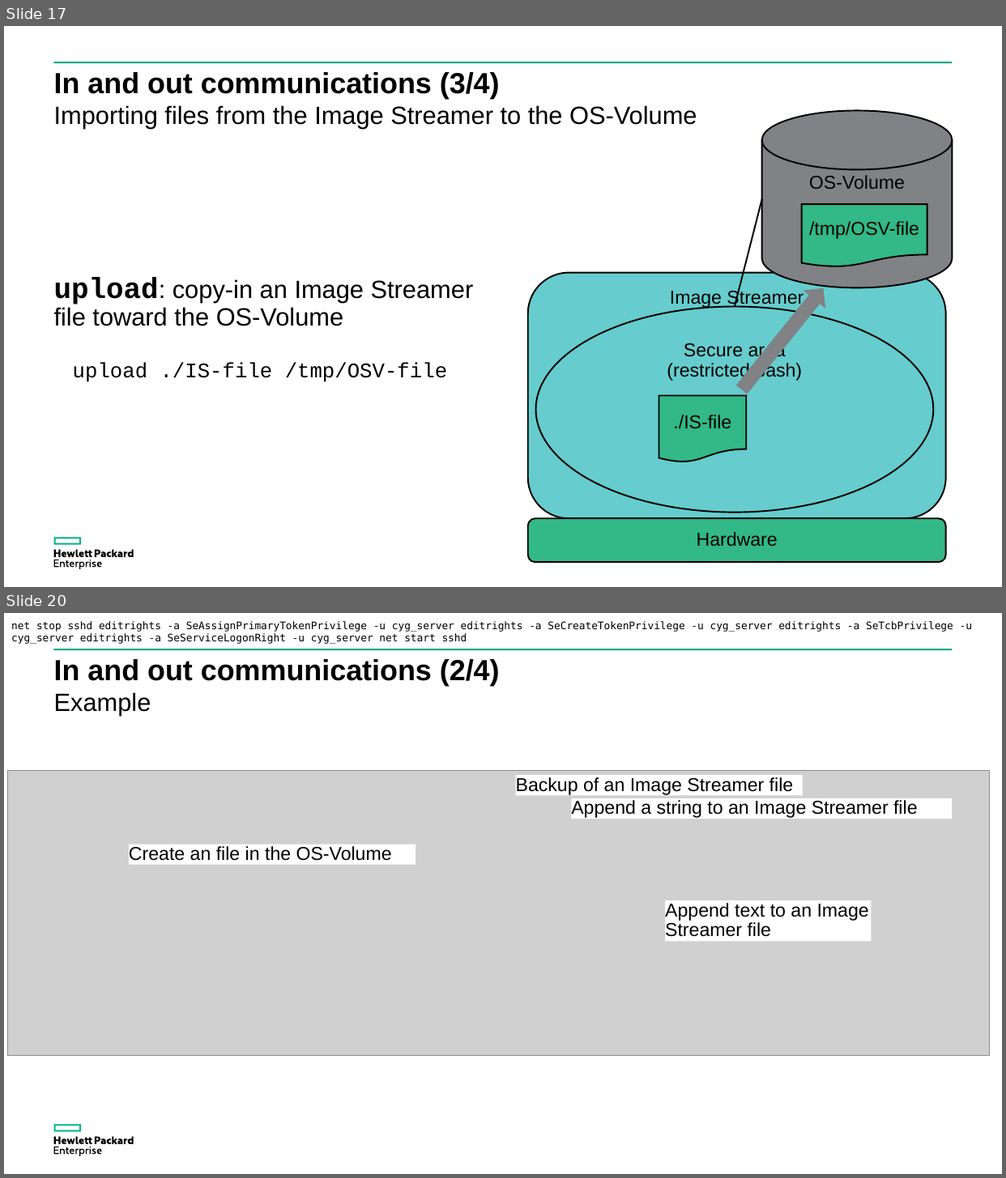
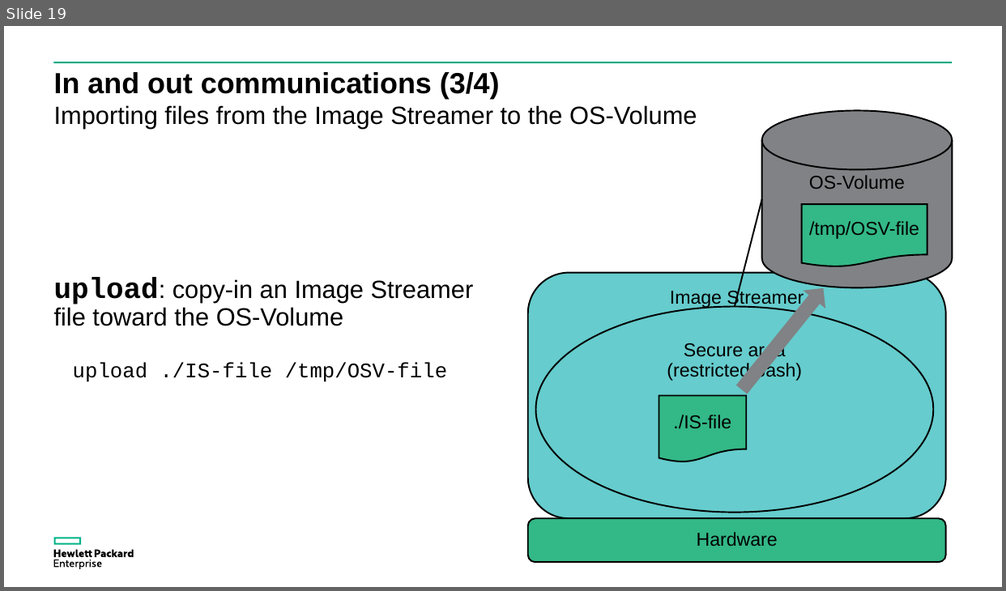
Before and after one commit to donzef/image-streamer-linux, a slide deck: docs/Guestfish-and-ImageStreamer.ppsx. Shown one above the other, each under a label of ours: slides 17 and 20 before the commit, slide 19 after it; the slides between them are not shown. The pictures are 1006x1178 and 1006x591 pixels, drawn with LibreOffice and Linux fonts; fonts in the diff are those of the drawing; grey boxes stand for pictures. Boxes give left, top, right and bottom in pixels: in the first picture for what was removed or moved away, otherwise in the second. Text is boxed around its words. In the diff, an @@ line names an element or a change of style, - is before the commit and + after.

```diff
--- a/docs/Guestfish-and-ImageStreamer.ppsx
+++ b/docs/Guestfish-and-ImageStreamer.ppsx
@@ slide 20 removed at box(4, 613, 1002, 1174), background #FFFFFF; not listed: 3 template elements that a slide beside it also shows @@
@@ text removed at box(11, 621, 972, 644) @@
-net stop sshd editrights -a SeAssignPrimaryTokenPrivilege -u cyg_server editrights -a SeCreateTokenPrivilege -u cyg_server editrights -a SeTcbPrivilege -u cyg_server editrights -a SeServiceLogonRight -u cyg_server net start sshd
@@ title removed at box(54, 659, 500, 686) @@
-In and out communications (2/4)
@@ text removed at box(54, 692, 151, 715) @@
-Example
@@ picture removed at box(8, 771, 990, 1056) @@
@@ rectangle removed at box(516, 776, 803, 796) @@
-Backup of an Image Streamer file
@@ rectangle removed at box(572, 798, 952, 819) @@
-Append a string to an Image Streamer file
@@ rectangle removed at box(129, 845, 415, 865) @@
-Create an file in the OS-Volume
@@ rectangle removed at box(665, 901, 871, 942) @@
-Append text to an Image Streamer file
@@ what was slide 17 is now slide 19 @@
```
Also in this commit, not shown: 15 slides changed, 2 slides added, 2 other files.
